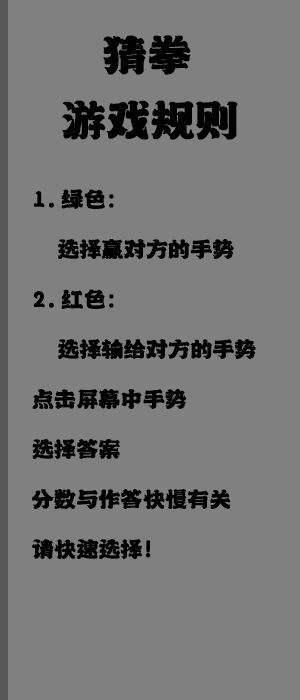
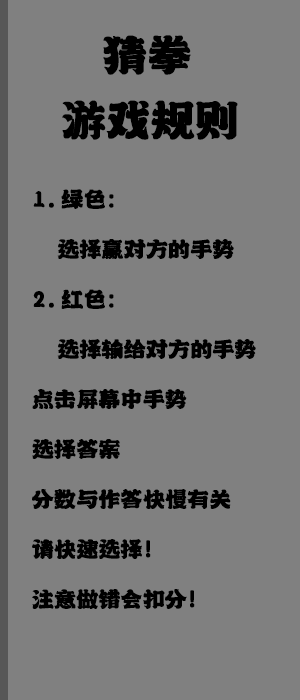
Layer changes from the first 300px x 700px image to the second:
painted on "1.绿色： 选择赢对方的手势 2.红色： 选择输给对方的手势 点击屏幕中手势 选择答案 分数与作答快慢有关 请快速选择" over [32, 589, 195, 609]
